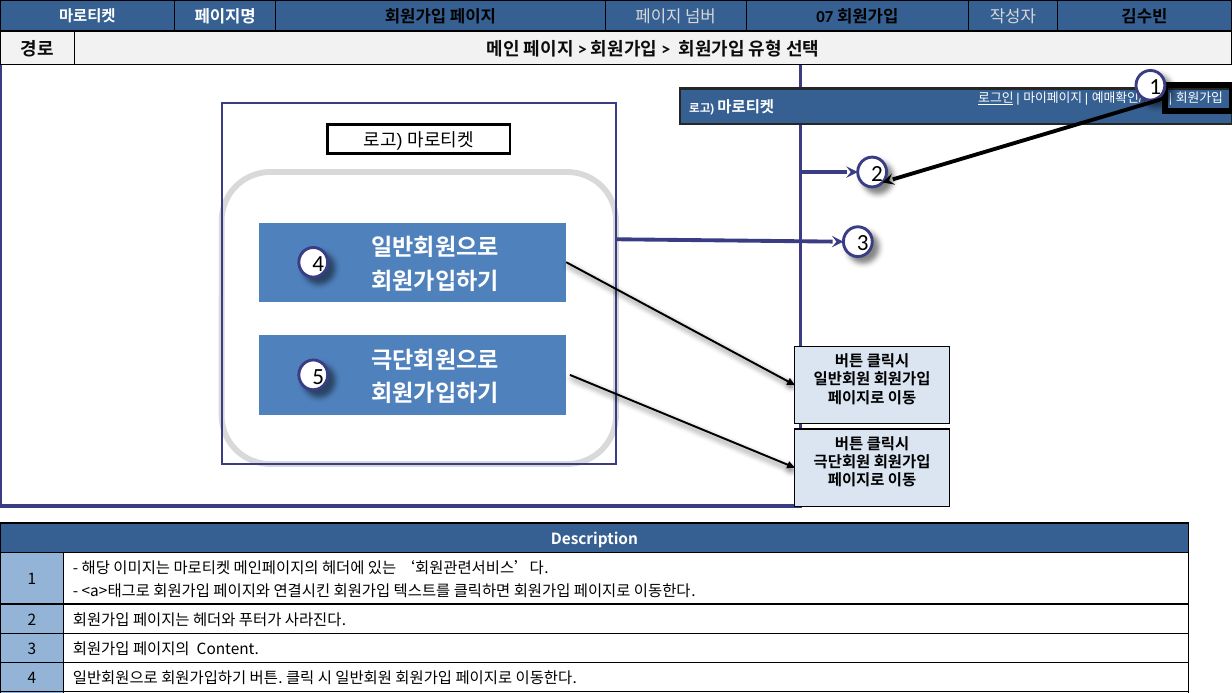
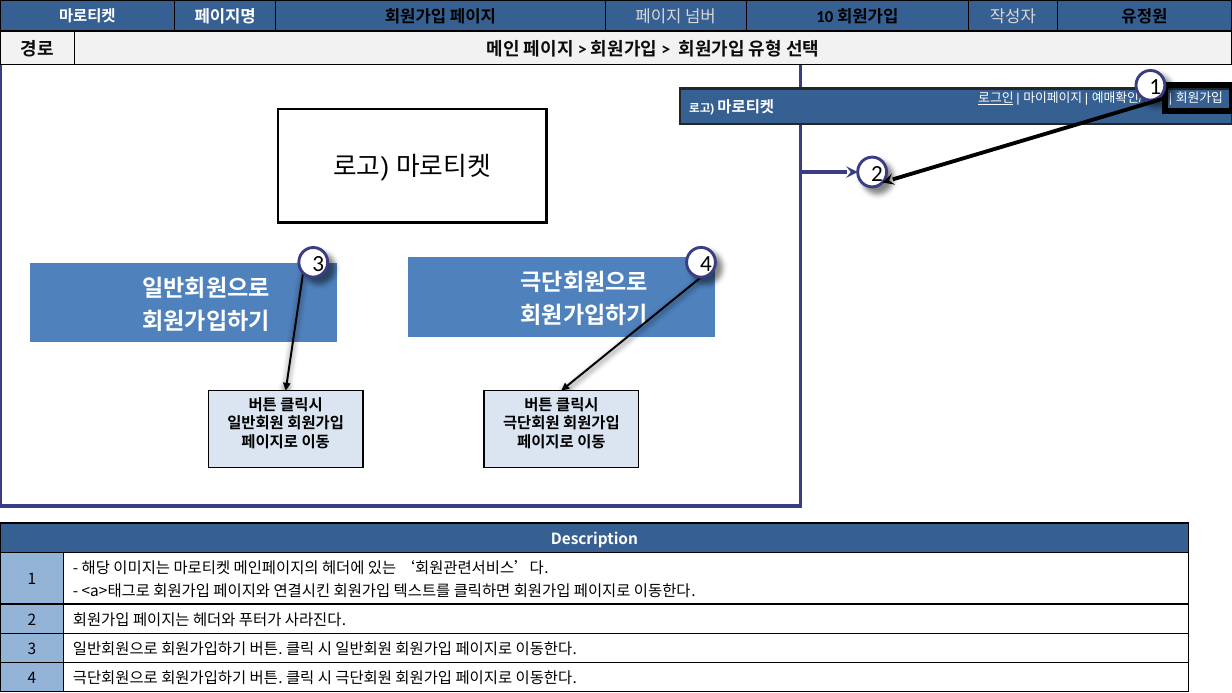
Before and after one commit to Soobinnni/Marroticket, a slide deck: slide 58 of 프로젝트 산출물/9. 스토리보드/마로티켓 사용자 스토리보드.pptx (slide 47 before the commit). Drawn at 1232x693 pixels with LibreOffice and Linux fonts; fonts in the diff are those of the drawing. Boxes give left, top, right and bottom in pixels: in the first picture for what was removed or moved away, otherwise in the second. Text is boxed around its words. In the diff, an @@ line names an element or a change of style, - is before the commit and + after.

```diff
--- a/프로젝트 산출물/9. 스토리보드/마로티켓 사용자 스토리보드.pptx
+++ b/프로젝트 산출물/9. 스토리보드/마로티켓 사용자 스토리보드.pptx
@@ table at (x1=0, y1=0, x2=1232, y2=303) @@
-row 1, column 6: 07 회원가입
+row 1, column 6: 10 회원가입
-row 1, column 8: 김수빈
+row 1, column 8: 유정원
@@ rectangle removed at (x1=222, y1=103, x2=616, y2=464) @@
@@ rectangle "로고) 마로티켓" resized from (x1=328, y1=124, x2=510, y2=153) to (x1=278, y1=109, x2=546, y2=223) @@
@@ rectangle "로고) 마로티켓" at (x1=278, y1=109, x2=546, y2=223): size 14 to 20 pt @@
@@ rounded rectangle removed at (x1=222, y1=172, x2=616, y2=464) @@
@@ arrow removed from (616, 239) to (843, 241) @@
@@ table moved from (x1=258, y1=222, x2=566, y2=525) to (x1=30, y1=262, x2=337, y2=566) @@
@@ ellipse "3" moved from (x1=843, y1=226, x2=872, y2=256) to (x1=299, y1=248, x2=327, y2=277) @@
@@ table moved from (x1=258, y1=335, x2=566, y2=638) to (x1=408, y1=257, x2=715, y2=560) @@
@@ ellipse "4" moved from (x1=299, y1=248, x2=327, y2=277) to (x1=687, y1=248, x2=715, y2=277) @@
@@ arrow added from (303, 273) to (286, 390), #000000 1.5 pt @@
@@ arrow moved from (566, 262) - (795, 384) to (701, 277) - (561, 390) @@
@@ ellipse removed at (x1=299, y1=360, x2=327, y2=389) @@
-5
@@ arrow removed from (569, 375) to (795, 468) @@
@@ rectangle "버튼 클릭시" moved from (x1=795, y1=347, x2=949, y2=424) to (x1=208, y1=390, x2=362, y2=467) @@
@@ rectangle "버튼 클릭시" moved from (x1=795, y1=429, x2=949, y2=506) to (x1=484, y1=390, x2=639, y2=467) @@
@@ table at (x1=0, y1=523, x2=1189, y2=693) @@
-row 4: 3 | 회원가입 페이지의 Content.
-row 5: 4 | 일반회원으로 회원가입하기 버튼. 클릭 시 일반회원 회원가입 페이지로 이동한다.
-row 6: 5 | 극단회원으로 회원가입하기 버튼. 클릭 시 극단회원 회원가입 페이지로 이동한다.
+row 4: 3 | 일반회원으로 회원가입하기 버튼. 클릭 시 일반회원 회원가입 페이지로 이동한다.
+row 5: 4 | 극단회원으로 회원가입하기 버튼. 클릭 시 극단회원 회원가입 페이지로 이동한다.
```
Also in this commit, not shown: 47 other slides changed, 13 slides added, 1 slide removed, 36 other files.
